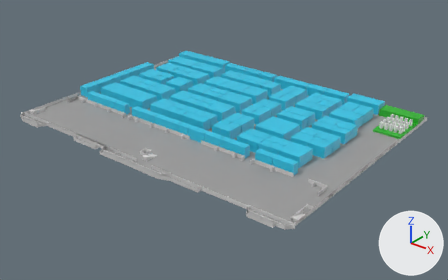
What one commit did to the glTF model models/Hall_B_2.glb.
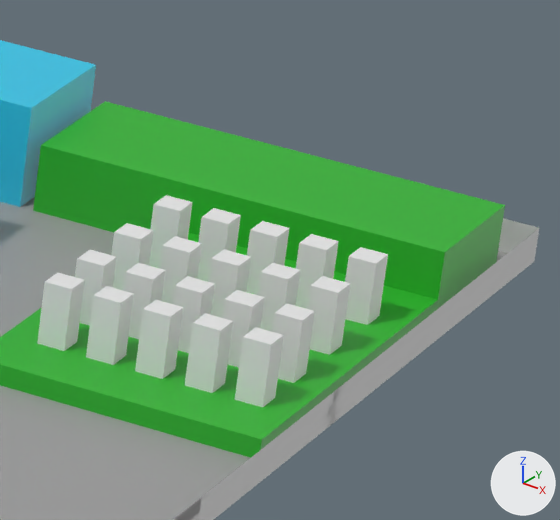
Old and new are each drawn whole from a 50 mm camera at (100.7, -115.9, 71.4) aimed at (2.1, 7.4, -5.0) and again close up on the part from 84% to 96% of the width and 34% to 52% of the height. The axes (+X, +Y, +Z) are drawn at lower right. The lights are the same throughout. Where no turn or scale is listed for an object, it has been applied to the vertices.

In view in the first close-up: '0_curve_', 'BOOTHLAYER_curve_.050', 'Background_curve_', 'Building_curve_', 'Building_curve_.007', 'Building_curve_.008', 'Building_curve_.009', 'Building_curve_.010', 'Plane'.
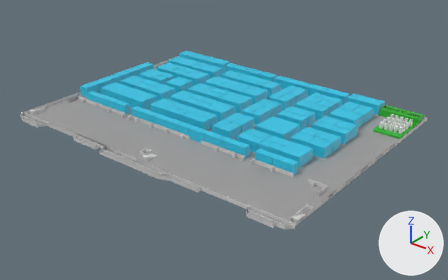
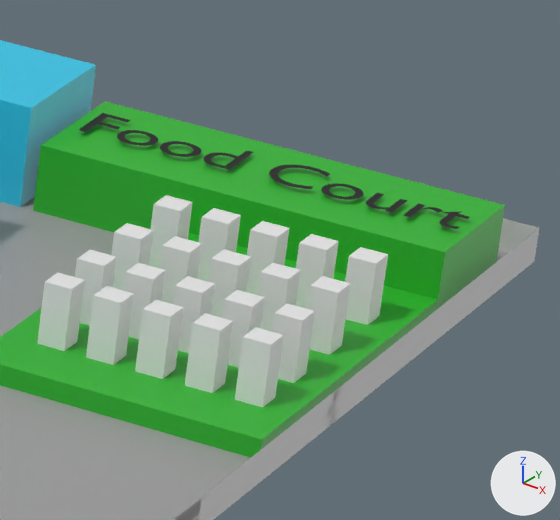
What differs and where, as boxes [x1, y1, x2, y2] in the close-ups (560 x 520 px):
'Text', added (black): after [79, 113, 470, 229]

Edits to the bpy script that builds the scene:
```text
Add mat_material_021:
    mat_material_021 = principled_material('Material.021')
    mat_material_021.base_color = (0.0, 0.0, 0.0)  # black #000000
Add me_text:
    me_text.from_pydata(...)  # 643 vertices, 633 faces; spans x 0.17..11.08, y -0.02..1.58, z 0.0
    me_text.materials.append(mat_material_021)  # black #000000
Add ob_text:
    ob_text = bpy.data.objects.new('Text', me_text)
    ob_text.location = (33.42, 40.94, 2.15)
```
